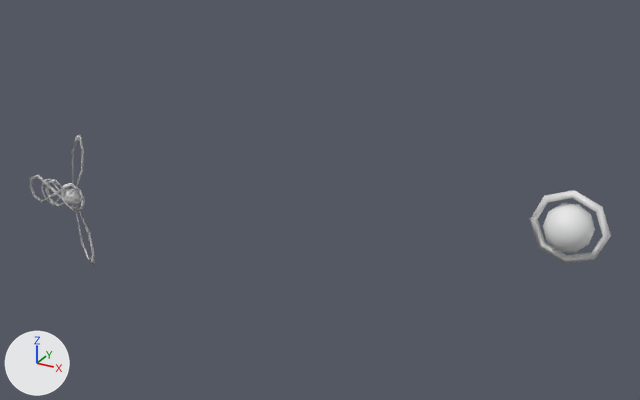
An edit to the FBX model WorldWeaverGame/Content/Models/plus1.FBX, drawn before and after from the same camera.
Both versions are drawn from a 50 mm lens placed at (20.73, -20.27, 12.06), pointed at (8.0, 2.88, 0.48). Every picture has the same lights, and +X, +Y and +Z are marked at lower left. Where no turn or scale is listed for an object, it has been applied to the vertices.

In view in the first picture: 'Inner p2-orbital04', 'Inner p3-orbital05', 'Inner s-orbital03', 'Inner s-orbital05', 'Particle15', 'Particle16'.
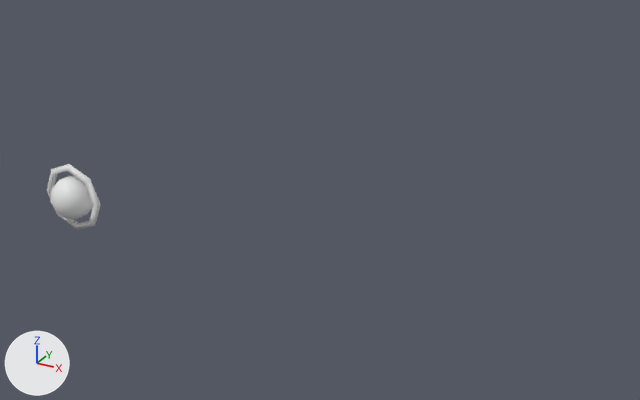
The change, as a diff of the scene's bpy script:
```diff
--- a/WorldWeaverGame/Content/Models/plus1.FBX.py
+++ b/WorldWeaverGame/Content/Models/plus1.FBX.py
@@ ob_inner_s_orbital03 @@
-ob_inner_s_orbital03 = bpy.data.objects.new('Inner s-orbital03', me_inner_s_orbital03)
-ob_inner_s_orbital03.location = (0.0, 0.0, 0.0)
@@ ob_particle16 @@
 ob_particle16 = bpy.data.objects.new('Particle16', me_particle16)
-ob_particle16.location = (15.63, 4.58, 0.53)
+ob_particle16.location = (0.0, 0.0, 0.0)
@@ ob_inner_p3_orbital05 @@
-ob_inner_p3_orbital05 = bpy.data.objects.new('Inner p3-orbital05', me_inner_p3_orbital05)
-ob_inner_p3_orbital05.location = (0.0, 0.0, 0.0)
@@ ob_particle15 @@
-ob_particle15 = bpy.data.objects.new('Particle15', me_particle15)
-ob_particle15.location = (0.0, 0.0, 0.0)
@@ ob_inner_p2_orbital04 @@
-ob_inner_p2_orbital04 = bpy.data.objects.new('Inner p2-orbital04', me_inner_p2_orbital04)
-ob_inner_p2_orbital04.location = (0.0, 0.0, 0.0)
@@ ob_outer_p2_orbital02 @@
-ob_outer_p2_orbital02 = bpy.data.objects.new('outer p2-orbital02', me_outer_p2_orbital02)
-ob_outer_p2_orbital02.location = (0.0, 0.0, 0.0)
@@ ob_inner_s_orbital05 @@
 ob_inner_s_orbital05 = bpy.data.objects.new('Inner s-orbital05', me_inner_s_orbital05)
-ob_inner_s_orbital05.location = (15.65, 4.61, 0.54)
+ob_inner_s_orbital05.location = (0.0, 0.0, 0.0)
```

Changed parts and their boxes (x1, y1, x2, y2) in the pictures (640 x 400 px):
'Particle16', moved: before (543, 203, 595, 252); after (50, 176, 94, 219)
'Inner s-orbital05', moved: before (530, 190, 611, 263); after (47, 164, 101, 230)
'Inner p3-orbital05', deleted: before (45, 134, 94, 265)
'Inner p2-orbital04', deleted: before (29, 175, 85, 212)
'Particle15', deleted: before (64, 189, 82, 206)
'Inner s-orbital03', deleted: before (61, 183, 85, 211)
'outer p2-orbital02', deleted: before (41, 178, 74, 208)
